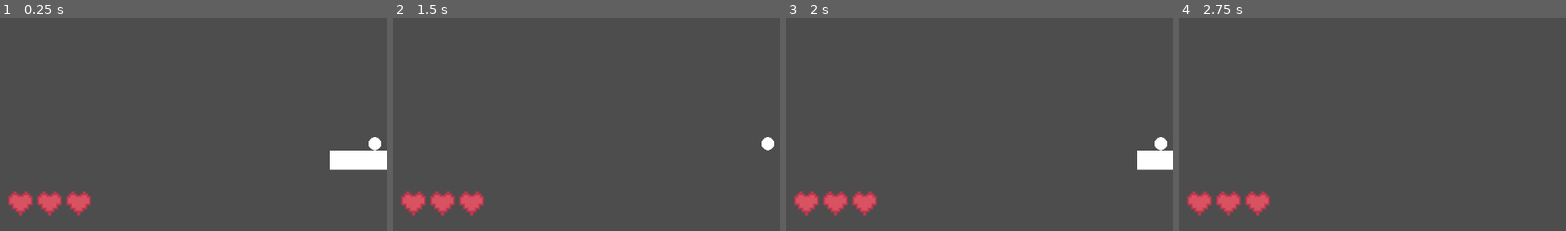
Above: before the commit, frames 1-4 (left to right).
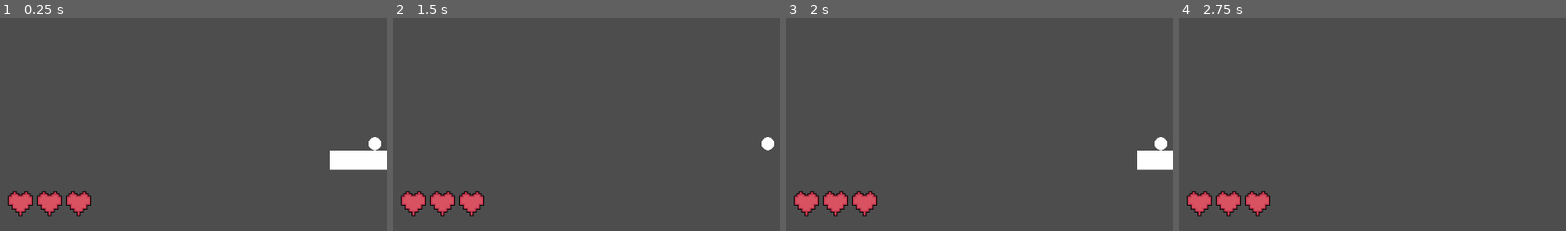
Above: after the commit, the same moments.

Repository: koviant/20GamesChallengeGodot
Game: Godot game, scene res://scenes/main.tscn
The game is run twice, just before and just after one commit, with the same random seed, the same clock (stepped at 60 frames per second) and the same inputs.
Inputs (mouse positions are % of the whole screen's width and height, from its top left):
- Up to frame 1 (0.25 s): no input
- Up to frame 2 (1.5 s): tap Enter at 0.5 s; move the mouse to (72, 44) at 0.52 s; hold Right (ui_right) 0.53-1.28 s; click (72, 44) at 0.67 s; move the mouse to (30, 54) at 1.27 s; hold Left (ui_left) from 1.28 s (still down)
- Up to frame 3 (2 s): keep holding Left (ui_left)
- Up to frame 4 (2.75 s): move the mouse to (60, 27) at 2.02 s; release Left (ui_left) at 2.03 s; hold Right (ui_right) from 2.03 s (still down)
The pictures show only the part of the screen within x 2-52%, y 50-100%; the shares and areas given below are measured in that part.

The runs differ from the first frame. In frame 1, 0.4% of the frame differs, in the area x 2-24%, y 81-94%; in frame 2, 0.4%; in frame 3, 0.4%; in frame 4, 0.4%.

Commit message:
Heart animation on lost life and game end

Diff:
--- a/breakout/scenes/main.tscn
+++ b/breakout/scenes/main.tscn
@@ -92,12 +92,6 @@
 
 [node name="HUD" type="CanvasLayer" parent="." unique_id=610905763]
 
-[node name="HeartsContainer" type="FlowContainer" parent="HUD" unique_id=614612194]
 unique_name_in_owner = true
-offset_left = 68.0
-offset_top = 962.0
-offset_right = 964.0
-offset_bottom = 1055.0
-theme_override_constants/h_separation = 8
 
 [connection signal="timeout" from="StartTimer" to="." method="_start_ball"]
--- a/breakout/scripts/life.gd
+++ b/breakout/scripts/life.gd
@@ -1,12 +1,18 @@
 extends Node
 
-const _heart_empty: Texture2D = preload("uid://bpjx44406nhxe")
-const _heart_full: Texture2D = preload("uid://c3xjcawoynrv5")
+const _HEART_EMPTY: Texture2D = preload("uid://bpjx44406nhxe")
+const _HEART_FULL: Texture2D = preload("uid://c3xjcawoynrv5")
+const _heart_offset := 8
+const _heart_animation_duration := 0.2
 
 var max_life_count: int
 var _life_count: int
 
-var hearts_container: FlowContainer
+var hud_layer: CanvasLayer
+var heart_start_position: Vector2
+
+var _full_hearts: Array[TextureRect] = []
+var _empty_hearts: Array[TextureRect] = []
 
 var alive: bool:
 	get: return _life_count > 0
@@ -15,28 +21,79 @@
 	_life_count = max_life_count
 	if not _can_fill_existing_texture_rects():
 		_create_texture_rects()
-
-	_fill_texture_rects_full_heart()
+	else:
+		_reset_texture_rects_full_heart()
 
 func _can_fill_existing_texture_rects() -> bool:
-	return hearts_container.get_child_count() != 0
+	return len(_full_hearts) > 0
 
 func _create_texture_rects() -> void:
+	var current_position = heart_start_position
 	for i in range(max_life_count):
-		var heart := TextureRect.new()
-		hearts_container.add_child(heart)
+		var full_heart := _create_texture_rect(_HEART_FULL, current_position)
+		var empty_heart := _create_texture_rect(_HEART_EMPTY, current_position)
 
-func _fill_texture_rects_full_heart() -> void:
-	for ch: TextureRect in hearts_container.get_children():
-		ch.texture = _heart_full
+		current_position.x += full_heart.size.x + _heart_offset
+
+		_full_hearts.append(full_heart)
+		_empty_hearts.append(empty_heart)
+
+		hud_layer.add_child(full_heart)
+		hud_layer.add_child(empty_heart)
+
+func _create_texture_rect(texture: Texture2D, pos: Vector2) -> TextureRect:
+	var heart := TextureRect.new()
+	heart.texture = texture
+	heart.position = pos
+
+	return heart
+
+func _reset_texture_rects_full_heart() -> void:
+	for heart in _full_hearts:
+		heart.scale = Vector2.ONE
 
 func decrease_life_count():
 	assert(_life_count >= 0, "calling decrease_life_count on invalid life count")
 
 	_life_count -= 1
-	_update_hearts()
 
-func _update_hearts():
-	if _life_count < max_life_count:
-		var textureRect: TextureRect = hearts_container.get_child(_life_count)
-		textureRect.texture = _heart_empty
+	var heart_lost_tween = _create_heart_lost_animation_tween()
+
+	if _life_count == 0:
+		heart_lost_tween.tween_subtween(_create_lives_end_animation_tween())
+
+	heart_lost_tween.tween_interval(2)
+
+	await heart_lost_tween.finished
+
+func _create_heart_lost_animation_tween() -> Tween:
+	var h = _full_hearts[_life_count]
+	var initial_position = h.position
+	var center_x = h.position.x + h.size.x / 2
+	var center_y = h.position.y + h.size.y / 2
+	var tween = create_tween()
+	tween.set_parallel(true)
+	tween.tween_property(h, "scale", Vector2.ZERO, _heart_animation_duration)
+	tween.tween_property(h, "position", Vector2(center_x, center_y), _heart_animation_duration)
+	tween.set_parallel(false)
+	tween.tween_callback(func(): h.position = initial_position)
+
+	return tween
+
+func _create_lives_end_animation_tween() -> Tween:
+	var tween = create_tween().set_loops(5)
+	tween.tween_callback(_hide_all_empty_hearts)\
+		.set_delay(_heart_animation_duration)
+
+	tween.tween_callback(_show_all_empty_hearts)\
+		.set_delay(_heart_animation_duration)
+
+	return tween
+
+func _hide_all_empty_hearts() -> void:
+	for empty in _empty_hearts:
+		empty.hide()
+
+func _show_all_empty_hearts() -> void:
+	for empty in _empty_hearts:
+		empty.show()
--- a/breakout/scripts/main.gd
+++ b/breakout/scripts/main.gd
@@ -15,7 +15,8 @@
 @onready var paddle: Paddle = %Paddle
 @onready var start_timer: Timer = %StartTimer
 @onready var bricks_grid: BrickGrid = %BricksGrid
-@onready var hearts_container: FlowContainer = %HeartsContainer
+@onready var heart_start_position: Marker2D = %HeartStartPosition
+@onready var hud: CanvasLayer = %HUD
 
 func _ready() -> void:
 	paddle_start_position = Vector2(
@@ -26,11 +27,9 @@
 		paddle_start_position.x + paddle.size.x / 2 - main_ball.size.x / 2,
 		paddle_start_position.y - main_ball.size.y - 1)
 
-	hearts_container.position = Vector2(
-		50,
-		paddle_start_position.y + 100)
+	Lives.hud_layer = hud
+	Lives.heart_start_position = Vector2(50, paddle_start_position.y + 100)
 
-	Lives.hearts_container = hearts_container
 	bricks_grid.cleared.connect(next_level)
 
 	game_reset()
@@ -89,13 +88,18 @@
 		var bounce_angle_deg = -135 + 90 * intersection_fraction
 		ball.current_velocity = ball.current_velocity.rotated(deg_to_rad(bounce_angle_deg) - ball.current_velocity.angle())
 	elif collider is DeathWall:
-		Lives.decrease_life_count()
+		await decrease_life_with_animation()
 		if not Lives.alive:
 			game_reset()
 		else:
 			paddle_and_ball_reset()
 	else:
 		ball.current_velocity = ball.current_velocity.bounce(collision.get_normal())
+
+func decrease_life_with_animation():
+	set_physics_process(false)
+	await Lives.decrease_life_count()
+	set_physics_process(true)
 
 func _check_debug() -> void:
 	if debug_ball_puddle_collision:
